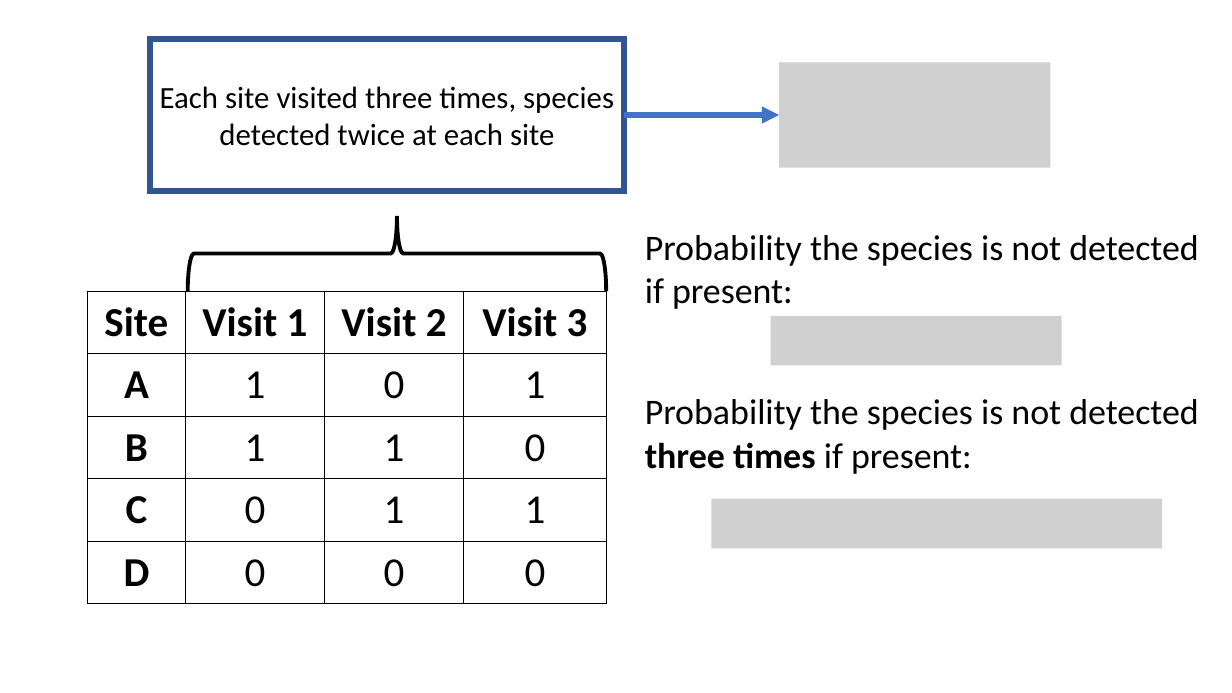
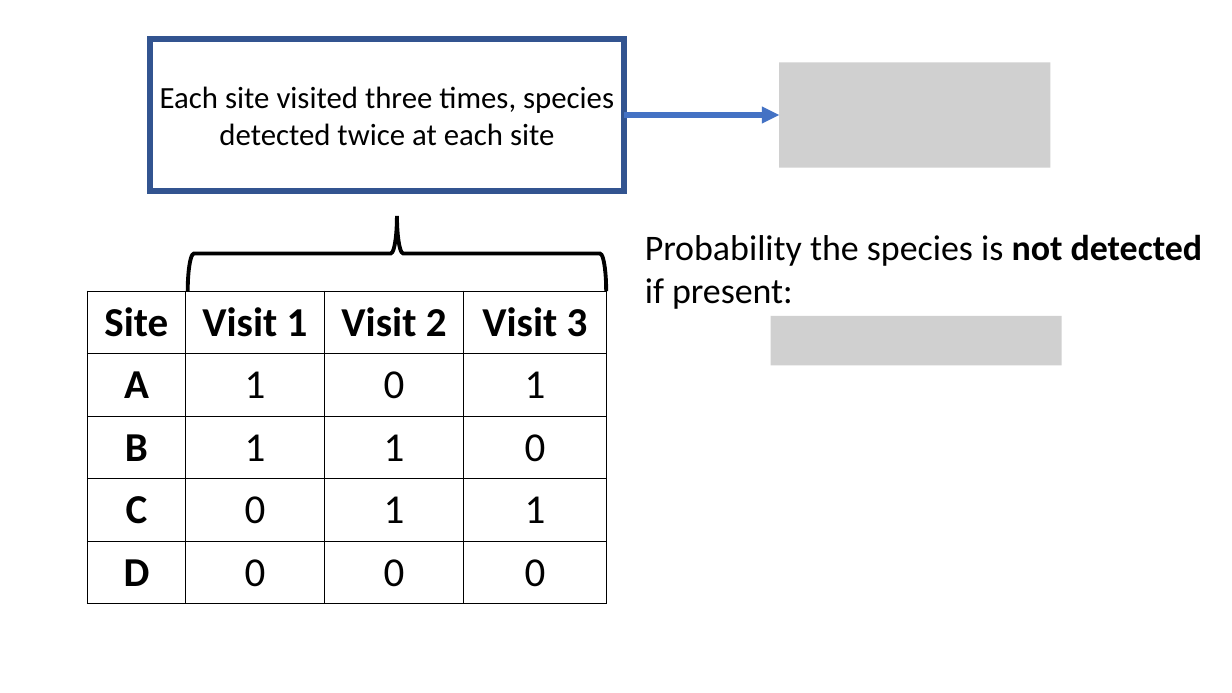
Before and after one commit to annamtucker/ssa-200, a slide deck: slide 38 of static/lectures/SSA_Lecture3_Occupancy_Data.pptx. Drawn at 1232x693 pixels with LibreOffice and Linux fonts; fonts in the diff are those of the drawing; grey boxes stand for pictures; background and template pictures are left out. Boxes give left, top, right and bottom in pixels: in the first picture for what was removed or moved away, otherwise in the second. Text is boxed around its words. In the diff, an @@ line names an element or a change of style, - is before the commit and + after.

```diff
--- a/static/lectures/SSA_Lecture3_Occupancy_Data.pptx
+++ b/static/lectures/SSA_Lecture3_Occupancy_Data.pptx
@@ text "Probability the species is not ..." at [645, 234, 1203, 309]: bold on in "not detected" @@
@@ text removed at [645, 399, 1198, 474] @@
-Probability the species is not detected three times if present:
@@ picture removed at [712, 499, 1163, 549] @@
```
Also in this commit, not shown: 5 other slides changed, 36 other files.
